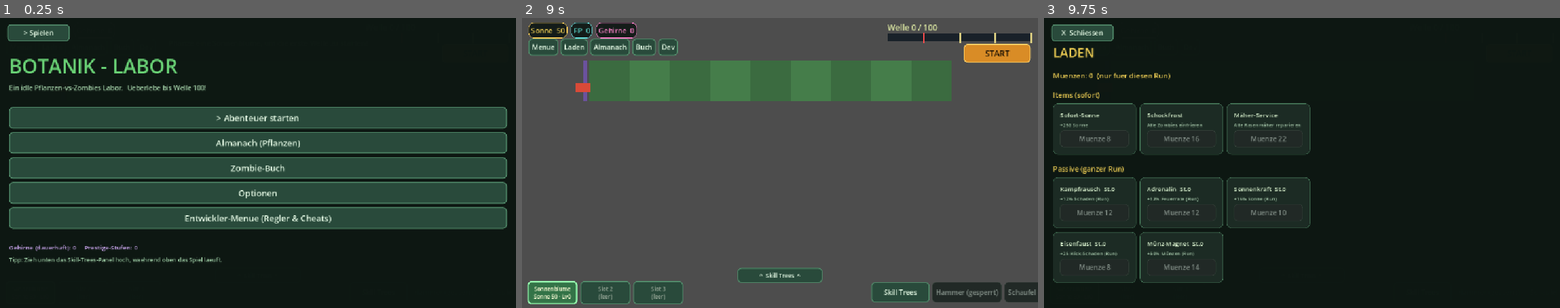
Above: before the commit, frames 1-3 (left to right).
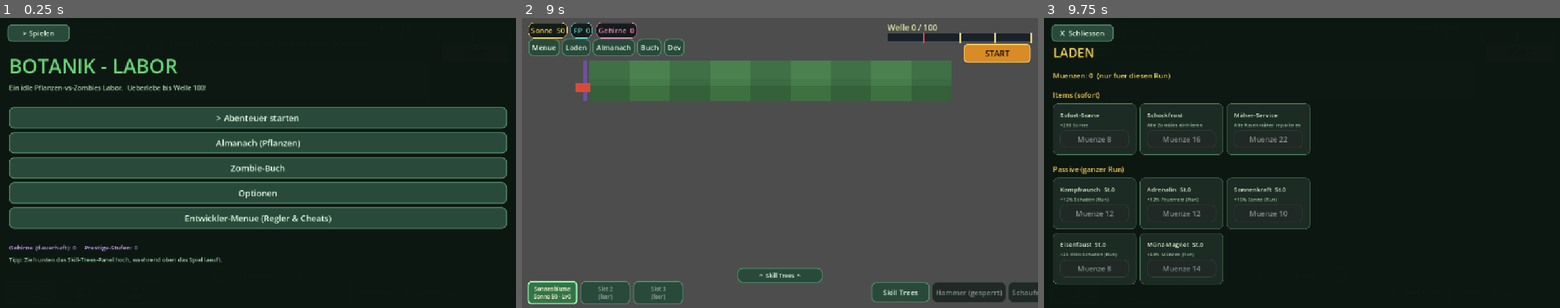
Above: after the commit, the same moments.

Repository: gadowskidavid-beep/pvz5
Game: Godot game, scene res://scenes/Main.tscn
Same seed, same stepped clock (60 frames per second), same inputs: the game is played once before the commit and once after it.
Inputs:
- Up to frame 1 (0.25 s): no input
- Up to frame 2 (9 s): click "START" at 0.5 s; click "START" at 1.25 s; click "Laden" at 2 s; click "Almanach" at 2.75 s; click "Buch" at 3.5 s; click "Dev" at 4.25 s; click "Sonnenblume Sonne 50 · Lv0" at 5 s; click "Slot 2 (leer)" at 5.75 s; click "Slot 3 (leer)" at 6.5 s; click "Skill Trees" at 7.25 s; click "^ Skill Trees ^" at 8 s; click "> Abenteuer starten" at 8.75 s
- Up to frame 3 (9.75 s): click "Laden" at 9.5 s

The runs differ from the first frame. In frame 1, 0.2% of the frame differs, in the area x 1-99%, y 2-73%; in frame 2, 1.1%; in frame 3, 2.5%, in the area x 1-52%, y 2-92%.

Commit message:
Grafik-Politur (Code): Schatten + Umrisse + Glanzlichter an Pflanzen/Zombies, sanftes Wippen, Sonnen-Glow, Tiefen-Verlauf im Rasen, schwebende +Sonne-Zahlen, rundere Buttons

Diff:
--- a/botanik-godot/scripts/Lawn.gd
+++ b/botanik-godot/scripts/Lawn.gd
@@ -10,6 +10,8 @@
 var mowers: Array = []
 var fx: Array = []
 var graveyard: Array = []   # tote Pflanzen fuer Necromancer-Wiederbelebung
+var popups: Array = []      # schwebende Zahlen (+Sonne, Belohnungen)
+var _font: Font             # Fallback-Font fuer die schwebenden Zahlen
 var rng := RandomNumberGenerator.new()
 
 var to_spawn := 0
@@ -25,6 +27,7 @@
 
 func _ready() -> void:
 	rng.randomize()
+	_font = ThemeDB.fallback_font
 	reset_run()
 
 func world_of(w: int) -> Dictionary:
@@ -32,7 +35,7 @@
 
 func reset_run() -> void:
 	Game.rebirth()
-	plants.clear(); zombies.clear(); peas.clear(); suns.clear(); fx.clear(); graveyard.clear()
+	plants.clear(); zombies.clear(); peas.clear(); suns.clear(); fx.clear(); graveyard.clear(); popups.clear()
 	rows = Game.lanes_count()
 	mowers.clear()
 	for r in range(rows):
@@ -403,6 +406,11 @@
 	for i in range(fx.size() - 1, -1, -1):
 		fx[i].life -= dt
 		if fx[i].life <= 0: fx.remove_at(i)
+	# Schwebende Zahlen steigen auf und verblassen
+	for i in range(popups.size() - 1, -1, -1):
+		popups[i].y -= 26.0 * dt
+		popups[i].life -= dt
+		if popups[i].life <= 0: popups.remove_at(i)
 
 func _lane_has(p) -> bool:
 	var maxx := 1.0e9
@@ -614,7 +622,9 @@
 	# Sonne einsammeln
 	for i in range(suns.size() - 1, -1, -1):
 		if pos.distance_to(Vector2(suns[i].x, suns[i].y)) < 30:
-			Game.sun += suns[i].value; suns.remove_at(i); return
+			var sv: int = int(suns[i].value)
+			_popup(suns[i].x, suns[i].y, "+%d" % sv, Color(1, 0.9, 0.35))
+			Game.sun += sv; suns.remove_at(i); return
 	var col := int((pos.x - Game.LAWN_X) / Game.CELL)
 	var row := int((pos.y - Game.LAWN_Y) / Game.CELL)
 	if col < 0 or col >= Game.COLS or row < 0 or row >= rows: return
@@ -672,6 +682,10 @@
 	elif weather == "frost": draw_rect(lawn_rect, Color(0.55, 0.72, 1.0, 0.15))
 	elif weather == "gewitter": draw_rect(lawn_rect, Color(0.12, 0.12, 0.28, 0.22))
 	draw_rect(Rect2(Game.LAWN_X - 14, Game.LAWN_Y, 9, rows * Game.CELL), Color(0.42,0.32,0.62))
+	# Tiefe: sanfter Verlauf (oben heller, unten dunkler)
+	var _lh := rows * Game.CELL
+	draw_rect(Rect2(Game.LAWN_X, Game.LAWN_Y, Game.COLS * Game.CELL, _lh * 0.45), Color(1, 1, 1, 0.03))
+	draw_rect(Rect2(Game.LAWN_X, Game.LAWN_Y + _lh * 0.62, Game.COLS * Game.CELL, _lh * 0.38), Color(0, 0, 0, 0.10))
 	# Rasenmäher
 	for m in mowers:
 		if m.used: continue
@@ -683,7 +697,11 @@
 		# Nacht-Pilze pulsieren/wachsen sichtbar mit ihrer Staerke
 		var pr := 28.0
 		if p.has("gm"): pr = 24.0 + 6.0 * (float(p.gm) - 1.0) / max(0.01, BAL.SHROOM_GROWTH_MAX - 1.0)
-		draw_circle(Vector2(p.x, p.y), pr, col)
+		var pby: float = p.y + sin(float(p.t) * 2.2) * 1.5             # sanftes Wippen
+		_shadow(p.x, p.y, pr)
+		draw_circle(Vector2(p.x, pby), pr, col.darkened(0.5))          # Umriss
+		draw_circle(Vector2(p.x, pby), pr - 3.0, col)                  # Koerper
+		draw_circle(Vector2(p.x - pr * 0.32, pby - pr * 0.32), pr * 0.30, col.lightened(0.4))   # Glanzlicht
 		_hp_bar(p.x, p.y + 30, p.hp / p.maxhp, Color(0.35,0.85,0.4))
 		# Nacht-Pilz: verbleibende Lebensdauer (lila Balken oben)
 		if p.has("age"):
@@ -703,6 +721,8 @@
 		var sz = 60 if z.boss else 40
 		var zy: float = z.y
 		if z.get("fly", false): zy = z.y - Game.CELL * 0.32   # Ballon schwebt hoeher
+		_shadow(z.x, zy + sz * 0.5, sz * 0.5)
+		draw_rect(Rect2(z.x - sz/2.0 - 2, zy - sz*0.55 - 2, sz + 4, sz*1.1 + 4), Color(0.06, 0.06, 0.09))   # Umriss
 		draw_rect(Rect2(z.x - sz/2.0, zy - sz*0.55, sz, sz*1.1), zc)
 		if z.get("fly", false):
 			draw_line(Vector2(z.x, zy - sz*0.55), Vector2(z.x, zy - sz*0.95), Color(0.25,0.25,0.25), 1.5)
@@ -727,8 +747,10 @@
 			break
 	# Sonne
 	for s in suns:
+		draw_circle(Vector2(s.x, s.y), 22, Color(1, 0.9, 0.3, 0.16))       # Glow
 		draw_circle(Vector2(s.x, s.y), 15, Color(1,0.85,0.25))
 		draw_circle(Vector2(s.x, s.y), 15, Color(0.9,0.6,0.1), false, 2.0)
+		draw_circle(Vector2(s.x - 4, s.y - 4), 4, Color(1, 1, 0.85, 0.85))  # Glanzpunkt
 	# Effekte
 	for e in fx:
 		if e.t == "boom": draw_circle(Vector2(e.x, e.y), 60 * (e.life/0.4), Color(1,0.6,0.1, e.life/0.4))
@@ -736,6 +758,18 @@
 		elif e.t == "fume": draw_rect(Rect2(e.x, e.y - Game.CELL*0.4, e.w, Game.CELL*0.8), Color(0.6,0.6,0.6, e.life/0.2*0.5))
 		elif e.t == "splat": draw_circle(Vector2(e.x, e.y), 11, Color(0.7,0.95,0.5, e.life/0.2))
 		elif e.t == "bolt": draw_line(Vector2(e.x, e.y), Vector2(e.x2, e.y2), Color(1,0.95,0.4, e.life/0.2), 3)
+	# Schwebende Zahlen (+Sonne etc.)
+	if _font != null:
+		for pu in popups:
+			var a: float = clamp(float(pu.life), 0.0, 1.0)
+			var pc: Color = pu.col; pc.a = a
+			draw_string(_font, Vector2(float(pu.x) - 12.0, float(pu.y)), str(pu.text), HORIZONTAL_ALIGNMENT_LEFT, -1, 18, pc)
+
+func _popup(x: float, y: float, text: String, col: Color) -> void:
+	popups.append({"x": x, "y": y, "text": text, "life": 1.1, "col": col})
+
+func _shadow(cx: float, cy: float, r: float) -> void:
+	draw_circle(Vector2(cx, cy + r * 0.7), r * 0.85, Color(0, 0, 0, 0.20))
 
 func _hp_bar(cx: float, y: float, frac: float, c: Color) -> void:
 	if frac >= 1.0: return
--- a/botanik-godot/scripts/Main.gd
+++ b/botanik-godot/scripts/Main.gd
@@ -125,12 +125,12 @@
 # ================= THEME =================
 func _make_theme() -> Theme:
 	var th := Theme.new()
-	th.default_font_size = 15
-	th.set_stylebox("normal", "Button", _sb(Color(0.16, 0.29, 0.23), Color(0.32, 0.55, 0.42), 2, 8))
-	th.set_stylebox("hover", "Button", _sb(Color(0.23, 0.40, 0.31), Color(0.5, 0.8, 0.58), 2, 8))
-	th.set_stylebox("pressed", "Button", _sb(Color(0.30, 0.52, 0.36), Color(0.6, 0.95, 0.65), 2, 8))
-	th.set_stylebox("disabled", "Button", _sb(Color(0.13, 0.16, 0.15), Color(0.2, 0.25, 0.22), 1, 8))
-	th.set_stylebox("focus", "Button", _sb(Color(0, 0, 0, 0), Color(0.6, 0.9, 0.65), 1, 8))
+	th.default_font_size = 16
+	th.set_stylebox("normal", "Button", _sb(Color(0.16, 0.29, 0.23), Color(0.32, 0.55, 0.42), 2, 11))
+	th.set_stylebox("hover", "Button", _sb(Color(0.24, 0.43, 0.33), Color(0.55, 0.85, 0.62), 2, 11))
+	th.set_stylebox("pressed", "Button", _sb(Color(0.30, 0.52, 0.36), Color(0.6, 0.95, 0.65), 2, 11))
+	th.set_stylebox("disabled", "Button", _sb(Color(0.13, 0.16, 0.15), Color(0.2, 0.25, 0.22), 1, 11))
+	th.set_stylebox("focus", "Button", _sb(Color(0, 0, 0, 0), Color(0.6, 0.9, 0.65), 1, 11))
 	th.set_color("font_color", "Button", Color(0.9, 0.98, 0.9))
 	th.set_color("font_hover_color", "Button", Color(1, 1, 1))
 	th.set_color("font_pressed_color", "Button", Color(1, 1, 1))
